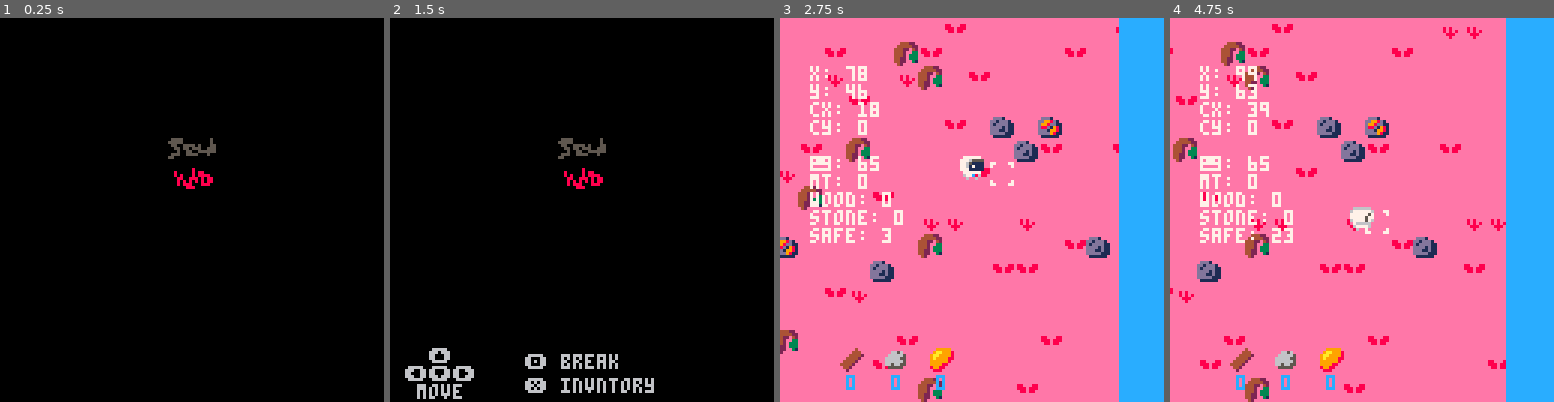
Above: before the commit, frames 1-4 (left to right).
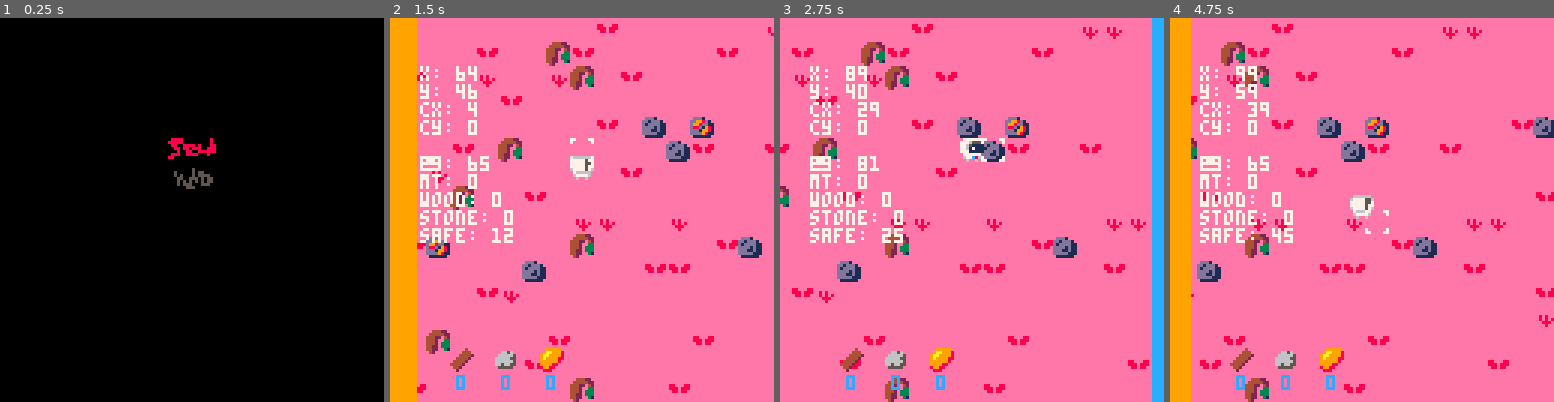
Above: after the commit, the same moments.

Repository: ARKANYOTA/ludumdare47
Game: PICO-8 cartridge arkanv1.p8
Two runs of this game, one before a commit and one after it. Both use one fixed random seed, a clock stepped at 60 frames per second and the inputs below.
Inputs:
- Up to frame 1 (0.25 s): no input
- Up to frame 2 (1.5 s): tap X (X key) at 0.33, 1.07 s; tap O (Z key) at 0.7 s
- Up to frame 3 (2.75 s): hold Right 1.6-2.1 s; tap O (Z key) at 1.7, 2.1, 2.5 s; tap X (X key) at 1.85 s; hold Up 2.15-2.42 s; hold Right from 2.47 s (still down)
- Up to frame 4 (4.75 s): tap O (Z key) every 0.4 s from 2.9 to 4.5 s; tap X (X key) at 2.97, 4.08 s; release Right at 3.03 s; hold Left 3.08-3.58 s; hold Down 3.63-3.97 s; hold Right 4.02-4.68 s; hold Up from 4.73 s (still down)

The runs differ from the first frame. In frame 1, 0.5% of the frame differs, in the area x 43-57%, y 31-45%; in frame 2, 100%, in the area x 0-100%, y 0-100%; in frame 3, 20%; in frame 4, 19%.

Commit message:
Update arkanv1.p8

Diff:
--- a/arkanv1.p8
+++ b/arkanv1.p8
@@ -178,10 +178,10 @@
  if btnp(⬇️) then intmenu -=1 end
  if btnp(⬆️) then intmenu +=1 end
  if btnp(❎) or btnp(🅾️) then
-  if intmenu%2==1 then
+  if intmenu%2==0 then
  		menu=false
  	end
- 	if intmenu%2==0 then
+ 	if intmenu%2==1 then
  		tuto=not tuto
  	end
  end
@@ -195,12 +195,12 @@
 	--print("arkan theodore yolwoocle elza")
 	--print(tuto,0,6,7)
 	--affiche
-	if intmenu%2==1 then
+	if intmenu%2==0 then
  	spr(130,56,40, 2,1)
  else
  	spr(128,56,40, 2,1)
  end
- if intmenu%2==0 then
+ if intmenu%2==1 then
  	spr(146,56,50, 2,1)
  else
  	spr(144,56,50, 2,1)
